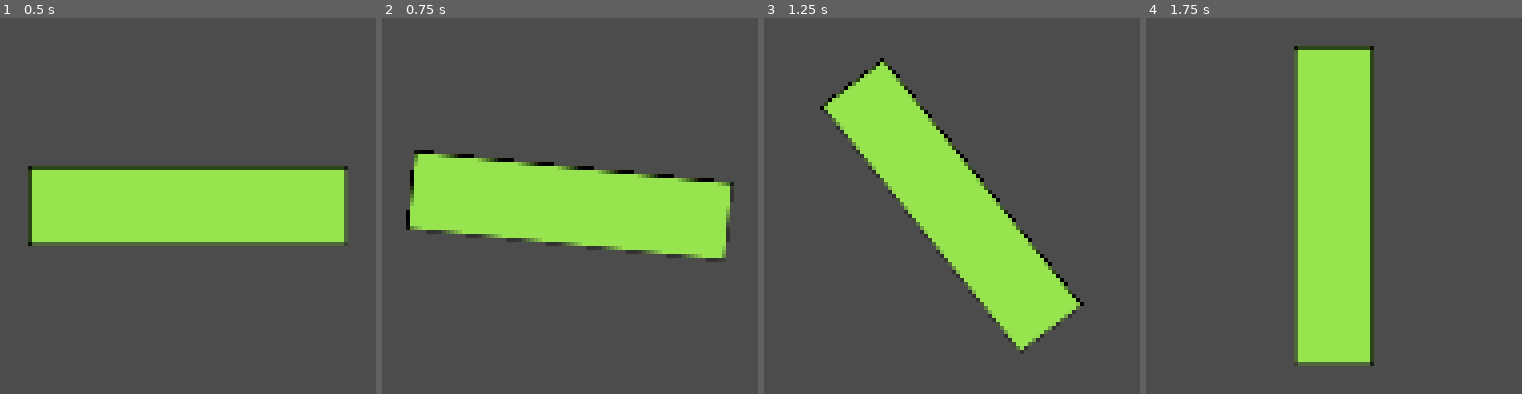
Above: before the commit, frames 1-4 (left to right).
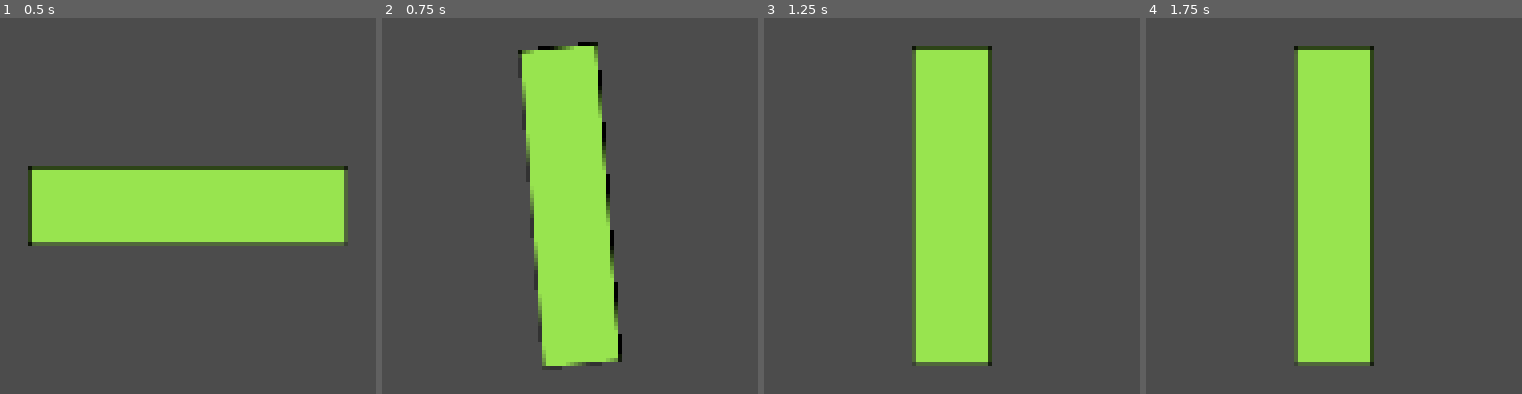
Above: after the commit, the same moments.

Repository: bigbrozer/BugsOut-GameOff2021
Game: Godot game, scene res://resources/obstacles/obstacle/obstacle.tscn
The game is run twice, just before and just after one commit, with the same random seed, the same clock (stepped at 60 frames per second) and the same inputs. The project has no main scene, so this scene is started directly.
Inputs (mouse positions are in pixels of both pictures, inside the frame that each line leads up to):
- Up to frame 1 (0.5 s): no input
- Up to frame 2 (0.75 s): tap Enter at 0.5 s; click (570, 206) at 0.67 s
- Up to frame 3 (1.25 s): no input
- Up to frame 4 (1.75 s): move the mouse to (outside the picture) at 1.27 s; click (outside the picture) at 1.42 s

Frame 1 is identical in both runs. In frame 2, 28% of the frame differs, in the area x 6-94%, y 6-94%; in frame 3, 23%; in frame 4, nothing differs.

Commit message:
fix(formatting): follow naming conventions for obstacles

Diff:
--- a/resources/obstacles/obstacle/obstacle.gd
+++ b/resources/obstacles/obstacle/obstacle.gd
@@ -1,8 +1,8 @@
 extends Area2D
 
-onready var tween = get_node("Tween")
-const rotate_step_angle = PI / 2 # 90 deg
-const rotate_speed = 1.0
+const ROTATE_STEP_ANGLE = PI / 2 # 90 deg
+
+export(float) var rotate_speed = 0.2
 
 #-------------------------------------------------------------------------------
 # Parent methods
@@ -19,24 +19,24 @@
 #-------------------------------------------------------------------------------
 
 func rotate_clockwise():
-    var _new_angle = 0
+    var _new_angle: float
 
-    if not tween.is_active():
+    if not $Tween.is_active():
         if self.rotation >= TAU:
             self.rotation = 0
-        _new_angle = self.rotation + rotate_step_angle
-        print_debug("action='show current rotation angle' source='%s' value='%f'" % [self, self.rotation])
-        print_debug("action='update rotation angle' source='%s' value='%f'" % [self, _new_angle])
-        tween.interpolate_property(self, "rotation",
+        _new_angle = self.rotation + ROTATE_STEP_ANGLE
+        print_debug(
+            "action='update rotation angle' source='%s' value='%f'" % [self, _new_angle])
+        $Tween.interpolate_property(self, "rotation",
                                    self.rotation, _new_angle, rotate_speed,
-                                   Tween.TRANS_LINEAR, Tween.EASE_OUT)
-        tween.start()
+                                   Tween.TRANS_BACK, Tween.EASE_OUT)
+        $Tween.start()
 
 #-------------------------------------------------------------------------------
 # Connected signals
 #-------------------------------------------------------------------------------
 
-func _on_obstacle_wood_input_event(_viewport, event, _shape_idx):
+func _on_Obstacle_input_event(_viewport, event, _shape_idx):
     if (event is InputEventMouseButton && event.pressed):
         print_debug("action='mouse click' source='%s' value='%s'" % [self, event])
         rotate_clockwise()
--- a/resources/obstacles/obstacle/obstacle.tscn
+++ b/resources/obstacles/obstacle/obstacle.tscn
@@ -6,7 +6,7 @@
 [sub_resource type="RectangleShape2D" id=1]
 extents = Vector2( 64, 16 )
 
-[node name="obstacle_wood" type="Area2D"]
+[node name="Obstacle" type="Area2D" groups=["obstacles"]]
 position = Vector2( 640, 360 )
 script = ExtResource( 1 )
 
@@ -18,4 +18,4 @@
 
 [node name="Tween" type="Tween" parent="."]
 
-[connection signal="input_event" from="." to="." method="_on_obstacle_wood_input_event"]
+[connection signal="input_event" from="." to="." method="_on_Obstacle_input_event"]
